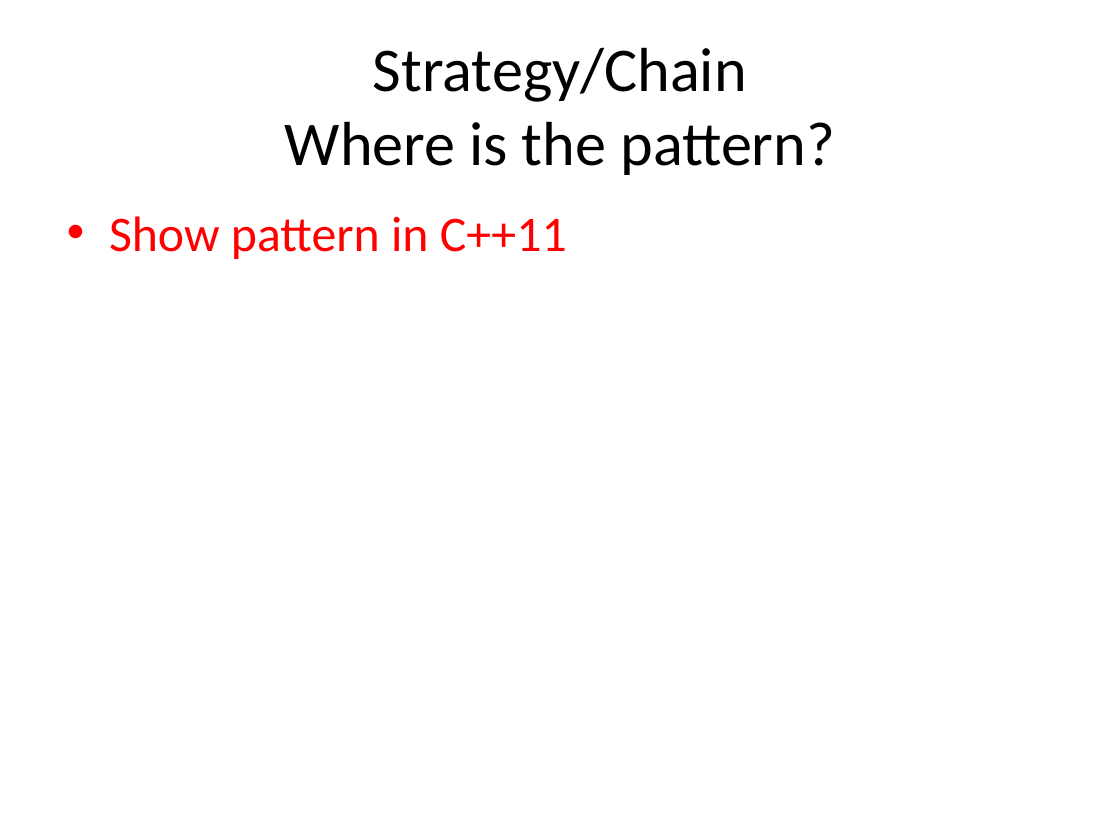
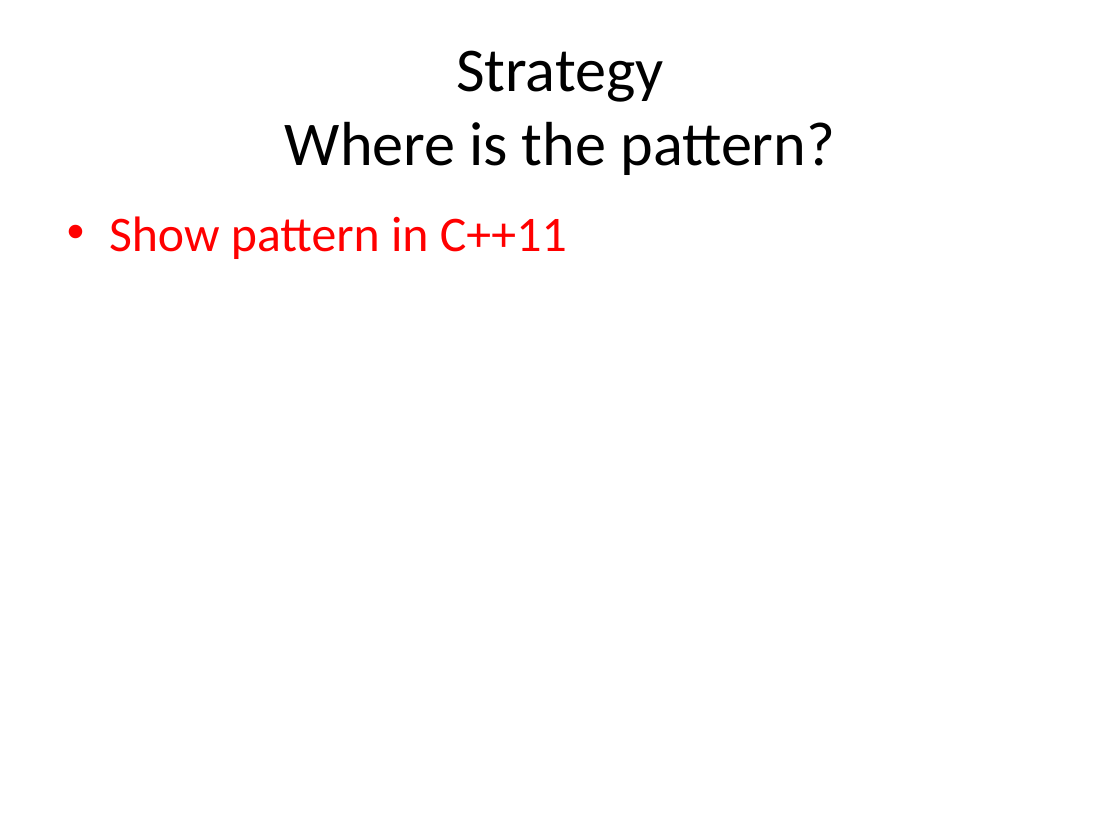
Before and after one commit to kamyu104/GofPatterns, a slide deck: slide 19 of Effective patterns.ppt (slide 28 before the commit). Drawn at 1120x840 pixels with LibreOffice and Linux fonts; fonts in the diff are those of the drawing. Boxes give left, top, right and bottom in pixels: in the first picture for what was removed or moved away, otherwise in the second. Text is boxed around its words. In the diff, an @@ line names an element or a change of style, - is before the commit and + after.

```diff
--- a/Effective patterns.ppt
+++ b/Effective patterns.ppt
@@ title at bbox=[285, 50, 835, 175]: text changed @@
-Strategy/Chain
-Where is the pattern?
+Strategy
+Where is the pattern?
```
Also in this commit, not shown: 2 other slides changed, 2 slides added, 5 slides removed.
